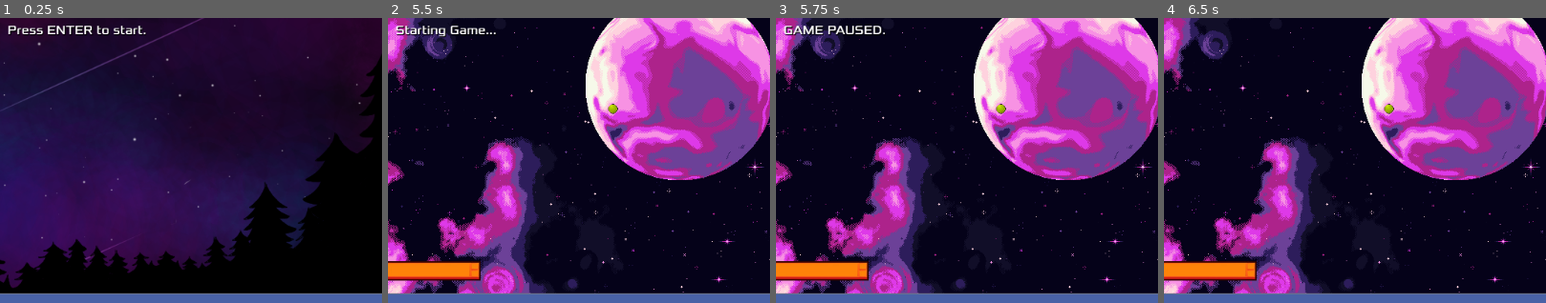
Above: before the commit, frames 1-4 (left to right).
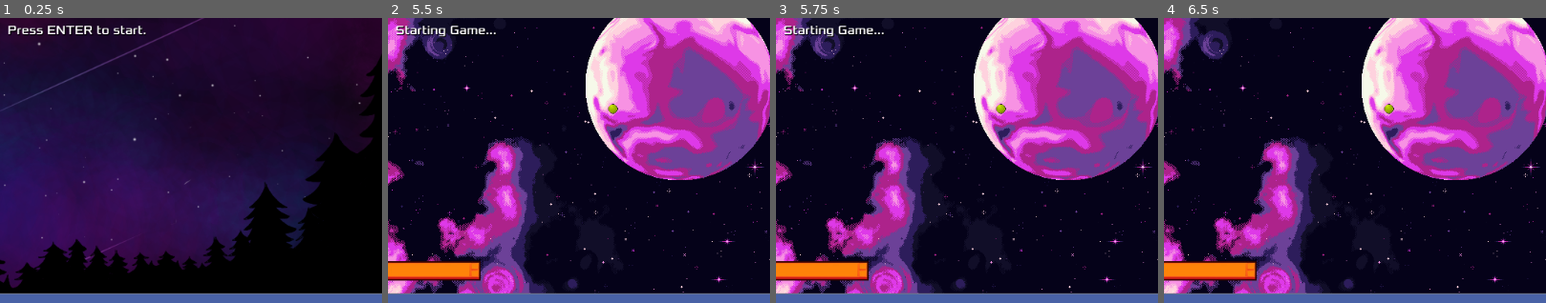
Above: after the commit, the same moments.

Repository: cristiadu/breakot
Game: Godot game, scene res://Main.tscn
Same seed, same stepped clock (60 frames per second), same inputs: the game is played once before the commit and once after it.
Inputs:
- Up to frame 1 (0.25 s): no input
- Up to frame 2 (5.5 s): tap Enter (ui_accept) at 0.5, 0.6, 0.77, 1.07, 1.25, 1.35, 1.52, 1.82, 2, 2.1, 2.75, 2.85, 3.02, 3.32, 3.6, 3.77, 4.07, 4.25, 4.35, 4.52, 4.82, 5, 5.1 s; hold Right (ui_right) 0.53-1.28 s; hold Left (ui_left) 1.28-2.03 s; hold Right (ui_right) 2.03-3.53 s; hold Left (ui_left) from 3.53 s (still down); tap Escape (ui_cancel) at 4.15 s; tap M (ui_mute) at 4.9 s
- Up to frame 3 (5.75 s): keep holding Left (ui_left); tap P (ui_pause) at 5.65 s
- Up to frame 4 (6.5 s): release Left (ui_left) at 5.78 s; hold Right (ui_right) from 5.78 s (still down); tap Enter (ui_accept) at 5.85, 6.02, 6.32 s
The pictures show only the part of the screen within x 37-87%, y 47-97%; the shares and areas given below are measured in that part.

Frames 1-2 are identical in both runs. In frame 3, 0.6% of the frame differs, in the area x 2-29%, y 2-7%; in frame 4, nothing differs.

Commit message:
Some quality of life improvements on menu

Diff:
--- a/HUD.gd
+++ b/HUD.gd
@@ -11,10 +11,11 @@
 var lives = initial_lives
 var active_blocks_count : set = on_blocks_count_setter
 
-var save_file = "user://user.save"
+var save_file = "user://breakot.save"
 
 func _ready():
 	var err = self.tree_exiting.connect(on_HUD_destroy)
+
 	if err:
 		print("Error when linking HUD delete behavior")
 
@@ -55,6 +56,7 @@
 
 func reset():
 	lives = initial_lives
+	new_highscore = false
 
 	var blocks = get_tree().get_nodes_in_group("block")
 	self.active_blocks_count = blocks.size()
@@ -105,8 +107,10 @@
 		# When entered here for the first time for current level.
 		# So sound doesn't keep playing on each new score after having a new highscore.
 		if not new_highscore:
+			await get_tree().create_timer(0.5).timeout
 			$NewHighscoreSound.play()
 			new_highscore = true
+			show_message("NEW HIGHSCORE!!!", true)
 
 		set_highscore(current_points)
 
--- a/Main.gd
+++ b/Main.gd
@@ -30,33 +30,29 @@
 
 
 func _process(_delta):
-	if (not game_started) and Input.is_action_just_pressed("ui_accept"):
+	if $HUD/TitleBackground.visible and Input.is_action_just_pressed("ui_accept"):
+		# Game can be re-initalized only from title screen.
 		current_level_number = 1
 		$StartGameSound.play()
 		start_level(current_level_number)
-		game_started = true
-	if Input.is_action_just_pressed("ui_cancel") and game_started:
+	if Input.is_action_just_pressed("ui_cancel") and not $HUD/TitleBackground.visible:
+		# Cancel can happen at any time if game is being played or initialized, so whenever title screen isn't there.
 		game_started = false
 		pause_game_objects()
 		$CancelSound.play()
 		$StartGameTimer.stop()
 		$HUD.show_title_screen()
 	if Input.is_action_just_pressed("ui_pause") and game_started:
-		if not game_paused:
-			game_paused = true
+		# Game can only be paused if it was already initialized.
+		game_paused = not game_paused # new state of game_paused boolean after "P" is pressed again.
+		if game_paused:
 			pause_game_objects()
 			$HUD.show_message("GAME PAUSED.", false)
 		else:
-			game_paused = false
 			unpause_game_objects()
 			$HUD.on_timeout_hide_message()
 	if Input.is_action_just_pressed("ui_mute"):
-		if not game_muted:
-			game_muted = true
-			mute_or_unmute_sound(true)
-		else:
-			game_muted = false
-			mute_or_unmute_sound(false)
+		mute_or_unmute_sound(not game_muted)
 
 
 func on_level_won():
@@ -67,10 +63,12 @@
 		await get_tree().create_timer(3).timeout
 		start_level(current_level_number)
 	else:
+		game_started = false
 		$HUD.show_message("You Won The Game!\nPress ESC to go back to title screen.", false)
 
 
 func on_level_lost():
+	game_started = false
 	pause_game_objects()
 	$HUD.show_message("Game Over!\nPress ESC to go back to title screen.", false)
 
@@ -82,6 +80,7 @@
 
 
 func run_game():
+	game_started = true
 	$Ball.reset(current_level.get_node("StartingBallPosition").position)
 	$Paddle.reset(current_level.get_node("StartingPaddlePosition").position)
 	$HUD.reset()
@@ -114,6 +113,7 @@
 	$Paddle.unpause()
 
 
-func mute_or_unmute_sound(mute):
+func mute_or_unmute_sound(muted):
 	var bus_idx = AudioServer.get_bus_index("Master")
-	AudioServer.set_bus_mute(bus_idx, mute) # or false
+	AudioServer.set_bus_mute(bus_idx, muted)
+	game_muted = muted
